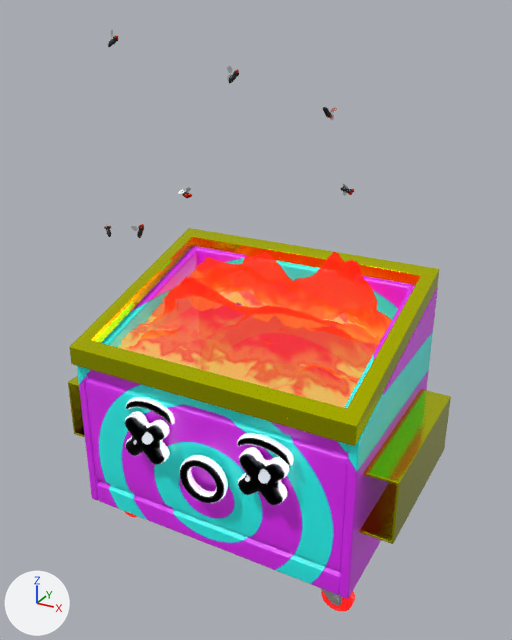
Before and after pictures for a commit that changed the glTF model dist/assets/4.glb.
Both versions are drawn from a 50 mm camera at (1.98, -3.62, 3.11) aimed at (-0.1, 0.17, 1.22). Arrows for +X, +Y and +Z are at lower left; the lights stay in place. Where no turn or scale is listed for an object, it has been applied to the vertices. Vertices at the same position are counted once.

Before the edit, the objects in view are built like this:
```python
ob_dumpster_geometry = bpy.data.objects.new('Dumpster Geometry', me_cube_036)
ob_dumpster_geometry.location = (0.021, 0.02, 0.138)
ob_fly_222 = bpy.data.objects.new('Fly.222', me_cube_284)
ob_fly_222.location = (-0.551, 0.086, 2.022)
ob_fly_223 = bpy.data.objects.new('Fly.223', me_cube_285)
ob_fly_223.location = (0.137, 0.707, 2.487)
ob_fly_224 = bpy.data.objects.new('Fly.224', me_cube_286)
ob_fly_224.location = (-1.536, 0.427, 1.587)
ob_fly_225 = bpy.data.objects.new('Fly.225', me_cube_287)
ob_fly_225.location = (-0.305, 0.294, 2.763)
ob_wings_222 = bpy.data.objects.new('Wings.222', me_plane_058)
ob_wings_222.location = (-0.57, 0.097, 2.036)
ob_wings_223 = bpy.data.objects.new('Wings.223', me_plane_059)
ob_wings_223.location = (0.138, 0.697, 2.511)
ob_wings_224 = bpy.data.objects.new('Wings.224', me_plane_060)
ob_wings_224.location = (-1.529, 0.424, 1.561)
ob_wings_225 = bpy.data.objects.new('Wings.225', me_plane_061)
ob_wings_225.location = (-0.323, 0.278, 2.753)
# also in view: 'Fire Small Back' at (0.01, 0.34, 1.39); 'Small Fire' at (-0.02, -0.14, 1.26)
```
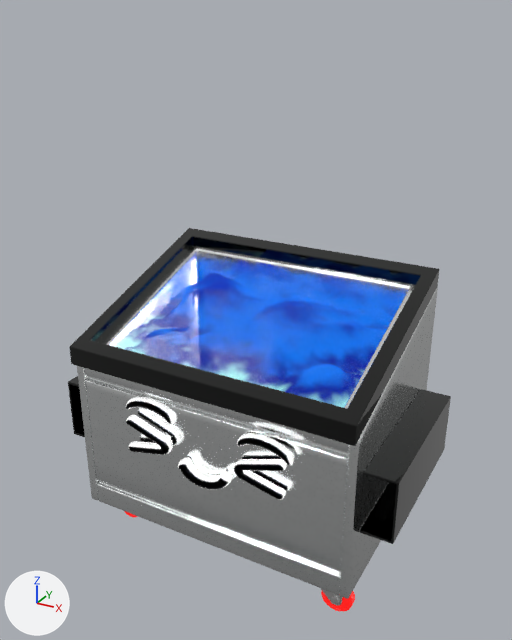
Diff of the bpy script that builds the scene:
```diff
--- a/dist/assets/4.glb.py
+++ b/dist/assets/4.glb.py
@@ mat_mouth_smile_baked_uvs_fixed @@
+mat_mouth_smile_baked_uvs_fixed = bpy.data.materials.new('Mouth Smile Baked UVs Fixed')
+# uses the picture img_mouth_smile
@@ mat_eyes_squint_baked_uvs_fixed @@
+mat_eyes_squint_baked_uvs_fixed = bpy.data.materials.new('Eyes Squint Baked UVs Fixed')
+# uses the picture img_eyes_squint
@@ mat_bc_silver @@
+mat_bc_silver = bpy.data.materials.new('BC Silver')
+# colours: white #fcffff
+# uses the picture img_general_normal_map_baked
@@ mat_black_metal_baked @@
+mat_black_metal_baked = principled_material('Black Metal Baked')
+mat_black_metal_baked.base_color = (0.0, 0.00305, 0.000136)  # black #000a00
+mat_black_metal_baked.metallic = 1.0
+mat_black_metal_baked.roughness = 0.0
+mat_black_metal_baked.coat_weight = 1.0
@@ mat_explosion_teal_cartoon @@
+mat_explosion_teal_cartoon = bpy.data.materials.new('Explosion Teal Cartoon ')
+# colours: black #000000
+# uses the picture img_explosion_teal_cartoon
@@ me_cube_036 @@
-me_cube_036.from_pydata(...)  # 48098 vertices, 96008 faces; spans x -1.17..1.13, y -0.84..0.65, z -0.38..1.47
-me_cube_036.materials.append(mat_eyes_dead_baked_uvs_fixed)
+me_cube_036.from_pydata(...)  # 48148 vertices, 96240 faces; spans x -1.17..1.13, y -0.77..0.65, z -0.38..1.47
+# me_cube_036 part 1: the loose piece of 32 vertices spanning x -0.36..-0.3, y -0.84..-0.8, z 0.61..0.67 is deleted
+# me_cube_036 part 2: the loose piece of 32 vertices spanning x 0.42..0.49, y -0.83..-0.8, z 0.61..0.67 is deleted
+# me_cube_036 part 3: 277 vertices moved from x -0.54..0.55, y -0.8..-0.67, z 0.42..0.73 to x -0.54..0.54, y -0.77..-0.68, z 0.42..0.7; 2021 vertices removed from x -0.54..0.56, y -0.8..-0.67, z 0.26..0.73; 2199 vertices added at x -0.54..0.54, y -0.77..-0.66, z 0.35..0.7
+# me_cube_036 part 4: 242 kept faces spanning x -0.52..0.51, y -0.77..-0.68, z 0.55..0.7 get new texture (UV) coordinates
+# me_cube_036 part 5: 22176 faces spanning x -0.97..0.93, y -0.67..0.65, z -0.14..1.39 switch from mat_bc_purple_bullseye to mat_bc_silver
+# me_cube_036 part 6: 2232 faces spanning x -1.17..1.13, y -0.72..0.64, z 0.27..1.47 switch from mat_yellow_metal_baked (yellow #e1e700) to mat_black_metal_baked (black #000a00)
 me_cube_036.materials.append(mat_red_rubber_baked_uvs_fixed)
-me_cube_036.materials.append(mat_mouth_oval__baked_uvs_fixed)
 me_cube_036.materials.append(mat_eyebrows_flat_baked_uvs_fixed)
+me_cube_036.materials.append(mat_eyes_squint_baked_uvs_fixed)
+me_cube_036.materials.append(mat_mouth_smile_baked_uvs_fixed)
@@ ob_fly_222 @@
-ob_fly_222 = bpy.data.objects.new('Fly.222', me_cube_284)
@@ ob_wings_222 @@
-ob_wings_222 = bpy.data.objects.new('Wings.222', me_plane_058)
@@ ob_fly_223 @@
-ob_fly_223 = bpy.data.objects.new('Fly.223', me_cube_285)
@@ ob_wings_223 @@
-ob_wings_223 = bpy.data.objects.new('Wings.223', me_plane_059)
@@ ob_fly_224 @@
-ob_fly_224 = bpy.data.objects.new('Fly.224', me_cube_286)
@@ ob_wings_224 @@
-ob_wings_224 = bpy.data.objects.new('Wings.224', me_plane_060)
@@ ob_fly_225 @@
-ob_fly_225 = bpy.data.objects.new('Fly.225', me_cube_287)
@@ ob_wings_225 @@
-ob_wings_225 = bpy.data.objects.new('Wings.225', me_plane_061)
@@ ob_fly_226 @@
-ob_fly_226 = bpy.data.objects.new('Fly.226', me_cube_288)
@@ ob_wings_226 @@
-ob_wings_226 = bpy.data.objects.new('Wings.226', me_plane_062)
@@ ob_fly_228 @@
-ob_fly_228 = bpy.data.objects.new('Fly.228', me_cube_290)
@@ ob_fly_229 @@
-ob_fly_229 = bpy.data.objects.new('Fly.229', me_cube_291)
@@ ob_wings_229 @@
-ob_wings_229 = bpy.data.objects.new('Wings.229', me_plane_065)
@@ ob_fire_small_back @@
-ob_fire_small_back = bpy.data.objects.new('Fire Small Back', me_plane_032)
@@ ob_small_fire @@
-ob_small_fire = bpy.data.objects.new('Small Fire', me_plane_031)
@@ ob_explosion_fire_base_001 @@
+ob_explosion_fire_base_001 = bpy.data.objects.new('Explosion Fire Base.001', me_plane_158)  # 4225 vertices, 8192 faces; spans x -0.82..0.87, y 0.02..1.23, z -0.02..0.35
+ob_explosion_fire_base_001.location = (-0.015, -0.654, 1.09)
```

Pixel boxes [x1, y1, x2, y2] of what changed, in the pictures (512 x 640 px; the box of a moved part takes in the faces that stretch with it):
'Explosion Fire Base.001', added
    after: [116, 273, 391, 408]
'Small Fire', deleted
    before: [118, 277, 381, 408]
'Fire Small Back', deleted
    before: [188, 251, 392, 340]
'Fly.225', deleted
    before: [229, 69, 239, 84]
'Fly.228', deleted
    before: [108, 35, 118, 47]
'Fly.229', deleted
    before: [137, 224, 144, 238]
'Fly.223', deleted
    before: [323, 107, 333, 118]
'Fly.224', deleted
    before: [104, 226, 111, 237]
'Fly.226', deleted
    before: [340, 187, 354, 195]
'Wings.225', deleted
    before: [227, 66, 233, 81]
'Fly.222', deleted
    before: [182, 191, 192, 198]
'Wings.222', deleted
    before: [178, 188, 191, 194]
'Wings.223', deleted
    before: [330, 107, 337, 120]
'Wings.226', deleted
    before: [343, 184, 348, 196]
'Wings.229', deleted
    before: [131, 226, 138, 231]
part 1 of me_cube_036, deleted
    before: [142, 434, 153, 445]
part 2 of me_cube_036, deleted
    before: [258, 471, 270, 484]
part 3 of me_cube_036, moved or reshaped
    before: [125, 411, 289, 505]
    after: [126, 415, 287, 500]
part 4 of me_cube_036, surface changed
    before: [125, 411, 281, 470]
    after: [127, 421, 280, 463]
part 5 of me_cube_036, recoloured
    both: [77, 246, 438, 599]
part 6 of me_cube_036, recoloured (yellow to black)
    both: [68, 228, 451, 544]
